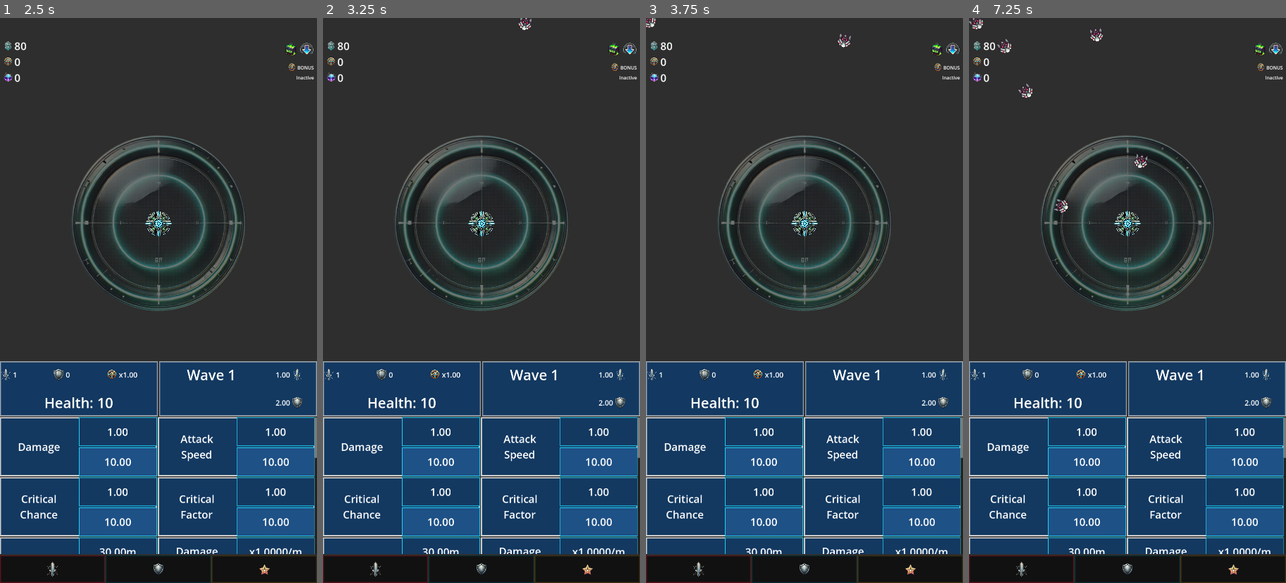
Above: before the commit, frames 1-4 (left to right).
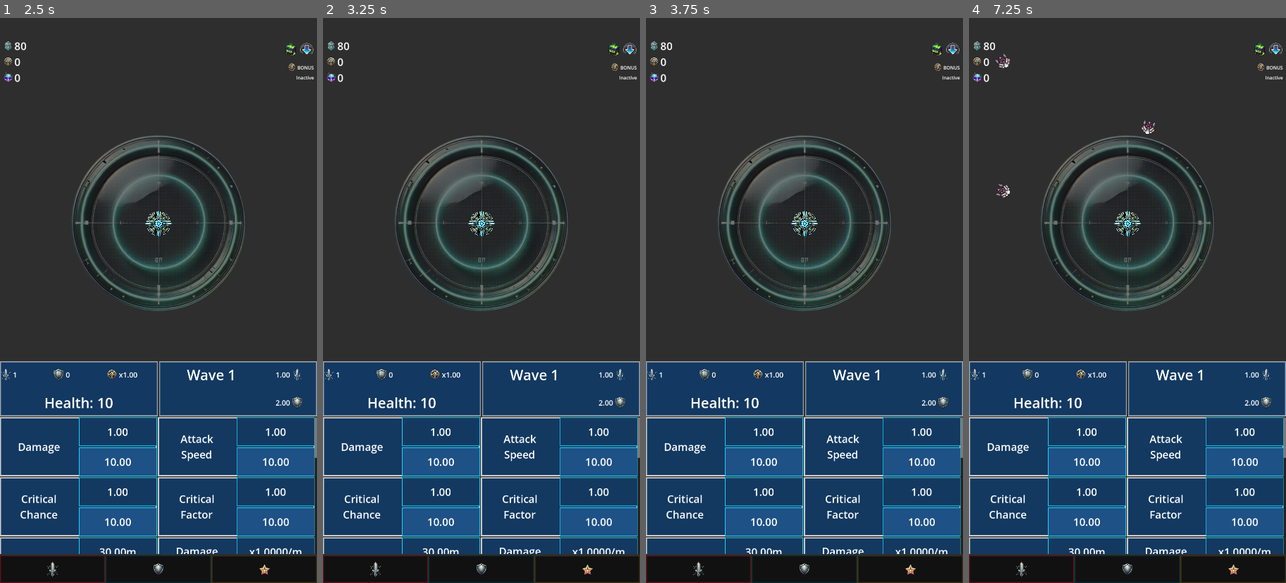
Above: after the commit, the same moments.

Repository: ascyrax/circle-defence
Game: Godot game, scene res://main.tscn
Same seed, same stepped clock (60 frames per second), same inputs: the game is played once before the commit and once after it.
Inputs (mouse positions are in pixels of both pictures, inside the frame that each line leads up to):
- Up to frame 1 (2.5 s): click (53, 385) at 0.5 s; click (263, 385) at 1.25 s; click "BATTLE" at 2 s
- Up to frame 2 (3.25 s): tap Enter at 2.75 s; move the mouse to (551, 272) at 2.77 s; click (551, 272) at 2.92 s
- Up to frame 3 (3.75 s): move the mouse to (741, 328) at 3.52 s; click (741, 328) at 3.67 s
- Up to frame 4 (7.25 s): move the mouse to (1159, 176) at 4.27 s; click (1159, 176) at 4.42 s; move the mouse to (1111, 413) at 5.02 s; click (1111, 413) at 5.17 s; move the mouse to (1222, 385) at 5.77 s; click (1222, 385) at 5.92 s; move the mouse to (1032, 215) at 6.52 s; click (1032, 215) at 6.67 s

Frame 1 is identical in both runs. In frame 2, less than 0.1% of the frame differs, in the area x 61-67%, y 0-100%; in frame 3, 0.1%; in frame 4, 0.6%, in the area x 0-59%, y 0-35%.

Commit message:
health regeneration feature implemented

Diff:
--- a/global_data.gd
+++ b/global_data.gd
@@ -9,7 +9,7 @@
 #var _touchActive = false
 
 # enemy data
-var _enemySpawnInterval = 0.5
+var _enemySpawnInterval = 1
 var _enemyHealth = 2.0
 var _enemyDamage = 1.0
 var _enemyCashValue = 1.0
@@ -67,6 +67,19 @@
 signal defense_upgrade_values_updated
 signal utility_upgrade_values_updated
 
+signal health_regeneration_value_updated
+
+
+
+
+
+
+
+
+
+
+
+
 #func get_touch_active_value():
 	#return _touchActive
 	#
@@ -266,6 +279,7 @@
 func update_health_regeneration(value: float):
 	_healthRegeneration += value
 	defense_upgrade_values_updated.emit(_healthRegeneration)
+	health_regeneration_value_updated.emit(_healthRegeneration)
 
 func update_defense_percentage(value: float):
 	_defensePercentage += value
--- a/shooter.gd
+++ b/shooter.gd
@@ -5,18 +5,35 @@
 # REQUIRED: OPTIMAL ELEMENT REMOVAL,
 var isShooterIdle: bool = true
 var bulletSpawnTimer: Timer = Timer.new()
+var _healthRegenerationTimer :Timer = Timer.new()
 var _attackSpeed: float
 var _temp = _update_shooter_values(0.0)
 
 # Called when the node enters the scene tree for the first time.
 func _ready() -> void:
 	call_deferred("_add_bullet_timer")
+	call_deferred("_add_health_regeneration_timer", GlobalData.get_health_regeneration())
 	#call_deferred("_update_shooter_values", 0.0)
 	GlobalData.attack_upgrade_values_updated.connect(_update_shooter_values)
-
+	GlobalData.health_regeneration_value_updated.connect(_add_health_regeneration_timer)
 # Called every frame. 'delta' is the elapsed time since the previous frame.
 func _process(delta: float) -> void:
 	pass
+
+func _regenerate_shooter_health():
+	GlobalData.update_health(1.0)
+
+
+func _add_health_regeneration_timer(_healthRegeneration : float):
+	add_child(_healthRegenerationTimer)
+	#var _healthRegeneration = GlobalData.get_health_regeneration()
+	if( _healthRegeneration == 0.0 ):
+		_healthRegenerationTimer.wait_time = 100 # 100 represents INFINITY
+	else:
+		_healthRegenerationTimer.wait_time = 1.0 / _healthRegeneration
+	_healthRegenerationTimer.one_shot = false
+	_healthRegenerationTimer.connect("timeout", _regenerate_shooter_health)
+	_healthRegenerationTimer.start()
 
 func _add_bullet_timer():
 	add_child(bulletSpawnTimer)
